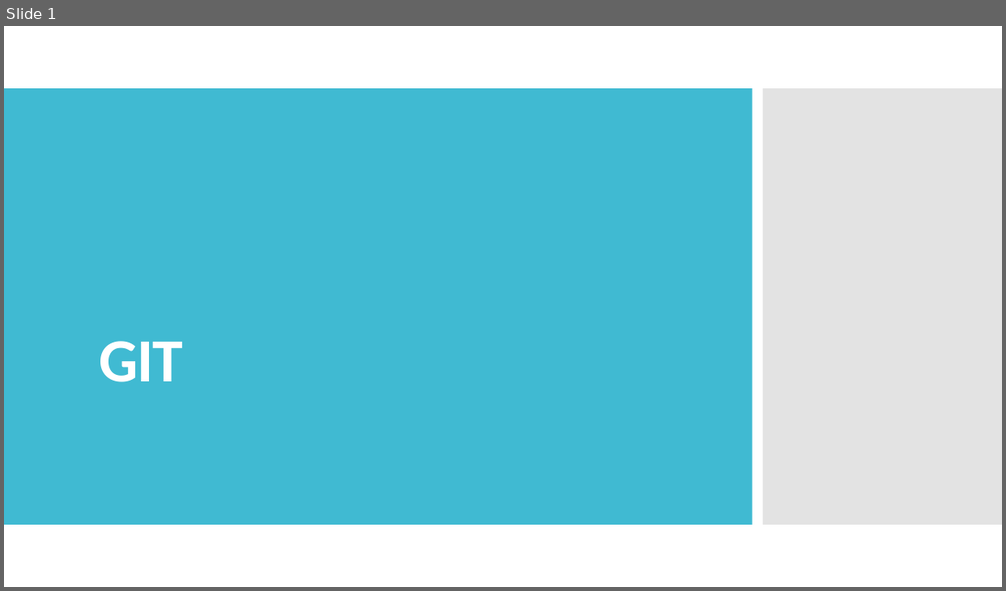
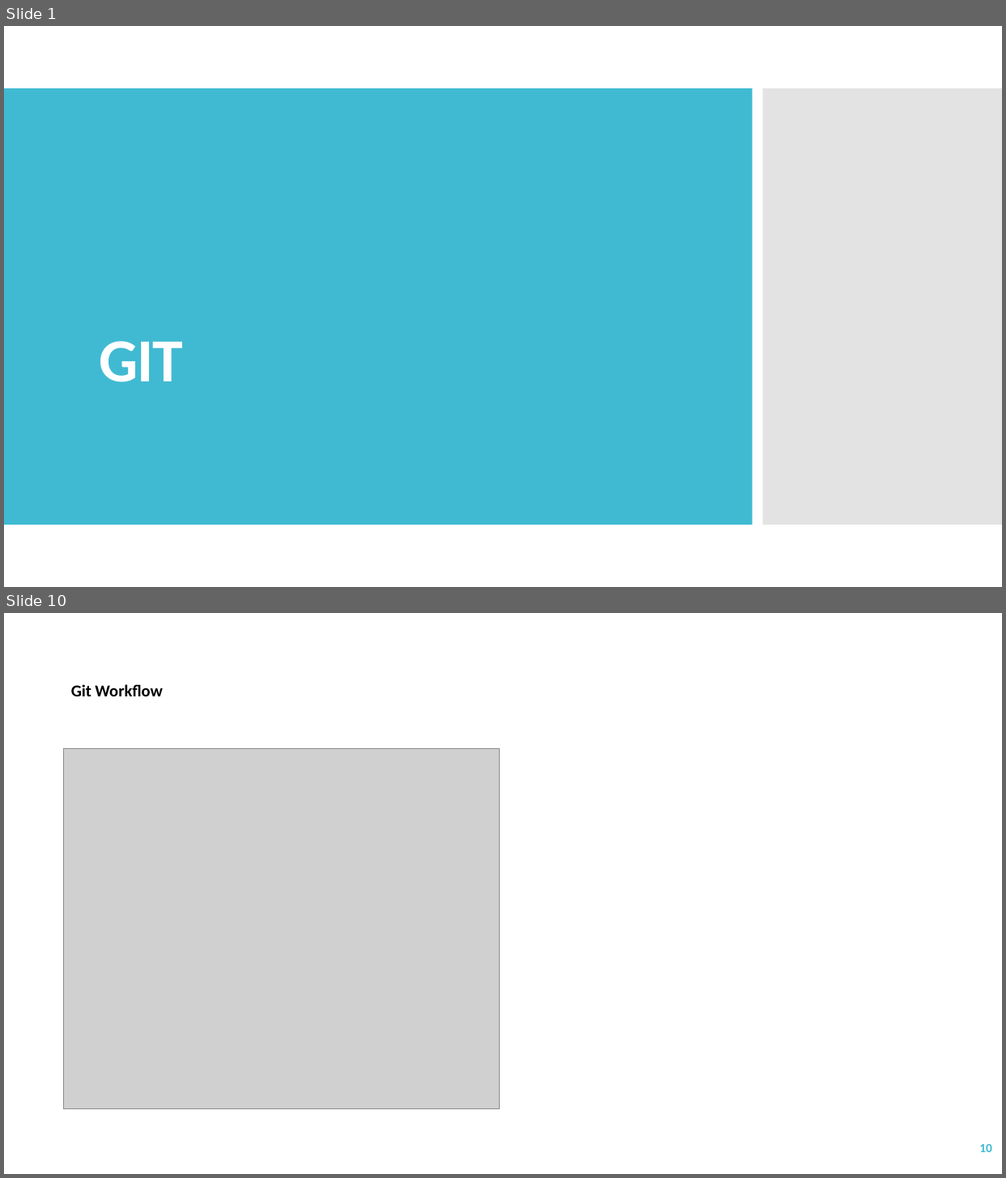
Before and after one commit to IlonaKulon/SzkolenieZIIMI, a slide deck: slajdy/ZIIMI_01_GIT.pptx. Shown one above the other, each under a label of ours: slide 1 before the commit, slides 1 and 10 after it; the slides between them are not shown. The pictures are 1006x591 and 1006x1178 pixels, drawn with LibreOffice and Linux fonts; fonts in the diff are those of the drawing; grey boxes stand for pictures. Boxes give left, top, right and bottom in pixels: in the first picture for what was removed or moved away, otherwise in the second. Text is boxed around its words. In the diff, an @@ line names an element or a change of style, - is before the commit and + after.

```diff
--- a/slajdy/ZIIMI_01_GIT.pptx
+++ b/slajdy/ZIIMI_01_GIT.pptx
@@ slide 10 added at [4, 613, 1002, 1174], background #FFFFFF @@
@@ text added at [71, 684, 162, 696], 16 pt, text #000000, bold @@
+Git Workflow
@@ picture added at [64, 749, 500, 1110] @@
@@ page number added at [979, 1144, 992, 1152], 12 pt, text #40BAD2, bold @@
+10
```
Also in this commit, not shown: 7 slides changed, 23 other slides added, 10 other files.
